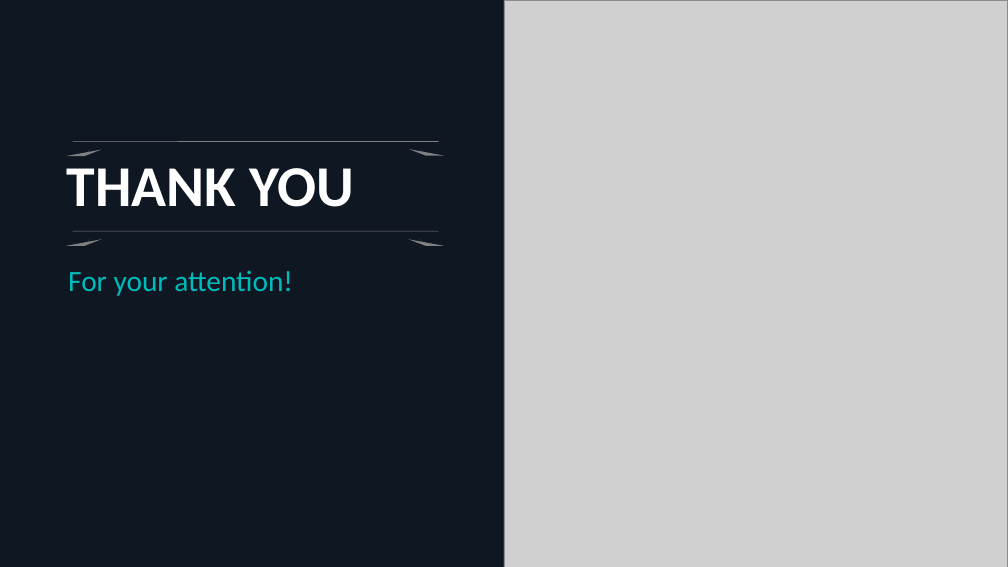
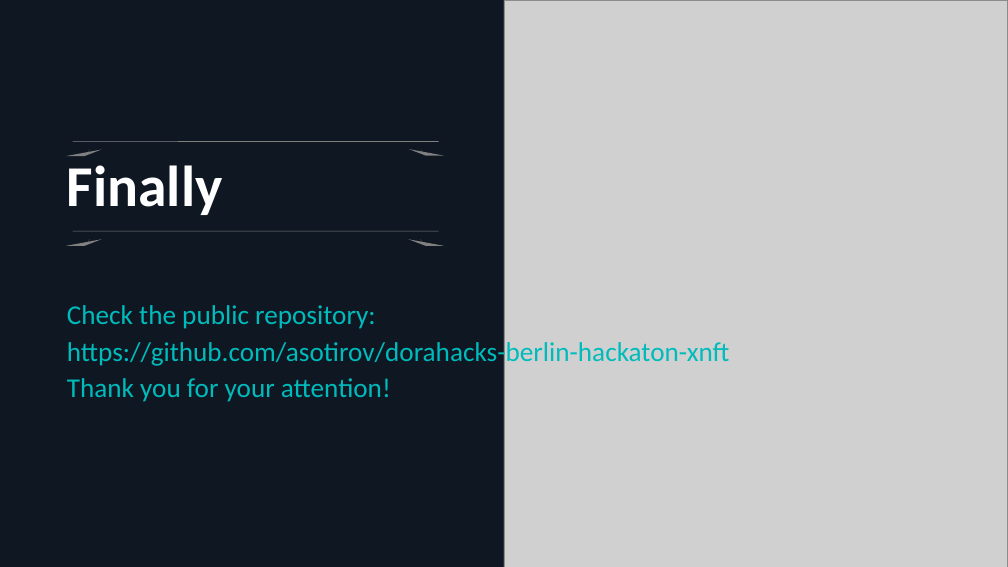
Before and after one commit to asotirov/dorahacks-berlin-hackaton-xnft, a slide deck: slide 25 of presentation.ppt (slide 24 before the commit). Drawn at 1008x567 pixels with LibreOffice and Linux fonts; fonts in the diff are those of the drawing; grey boxes stand for pictures. Boxes give left, top, right and bottom in pixels: in the first picture for what was removed or moved away, otherwise in the second. Text is boxed around its words. In the diff, an @@ line names an element or a change of style, - is before the commit and + after.

```diff
--- a/presentation.ppt
+++ b/presentation.ppt
@@ text at (67,165,223,215): text changed @@
-THANK YOU
+Finally
@@ text removed at (68,271,293,296) @@
-For your attention!
@@ text added at (67,305,730,402), 25.9 pt, text #00BBBB @@
+Check the public repository:
+https://github.com/asotirov/dorahacks-berlin-hackaton-xnft
+Thank you for your attention!
```
Also in this commit, not shown: 10 other slides changed, 8 slides added, 7 slides removed.
